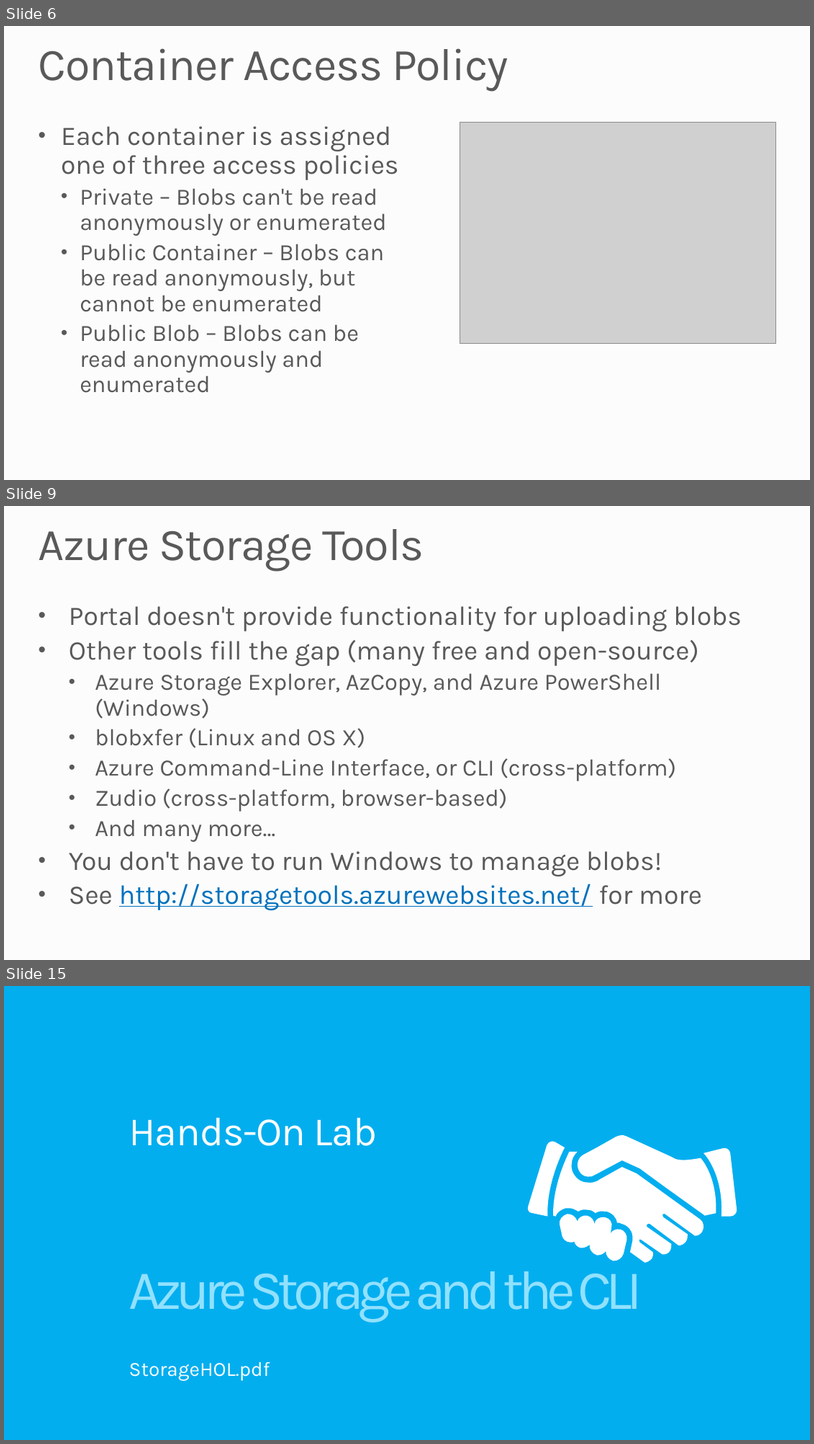
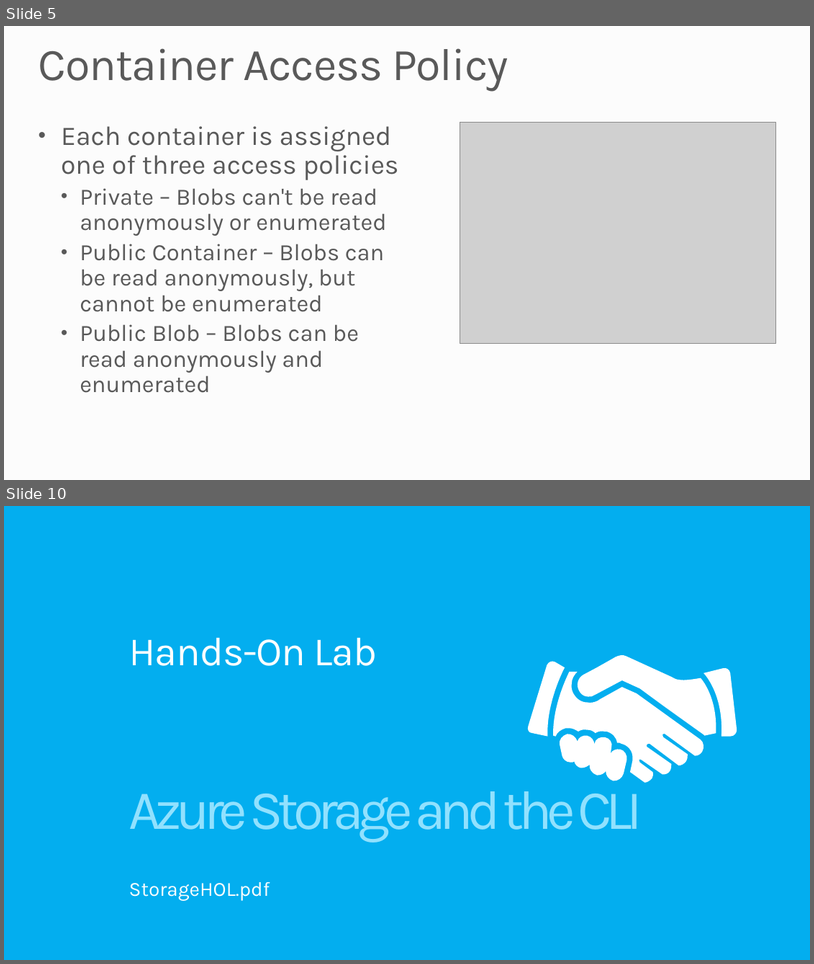
Before and after one commit to MSRConnections/Azure-training-course, a slide deck: Content/Storage/Azure Storage and CLI.pptx. Shown one above the other, each under a label of ours: slides 6, 9 and 15 before the commit, slides 5 and 10 after it; the slides between them are not shown. The pictures are 814x1444 and 814x964 pixels, drawn with LibreOffice and Linux fonts; fonts in the diff are those of the drawing; grey boxes stand for pictures; background and template pictures are left out. Boxes give left, top, right and bottom in pixels: in the first picture for what was removed or moved away, otherwise in the second. Text is boxed around its words. In the diff, an @@ line names an element or a change of style, - is before the commit and + after.

```diff
--- a/Content/Storage/Azure Storage and CLI.pptx
+++ b/Content/Storage/Azure Storage and CLI.pptx
@@ slide 9 removed at [4,506,810,960], background #FCFCFC @@
@@ title removed at [39,529,424,571] @@
-Azure Storage Tools
@@ text removed at [69,606,742,911] @@
-• Portal doesn't provide functionality for uploading blobs
-• Other tools fill the gap (many free and open-source)
-  • Azure Storage Explorer, AzCopy, and Azure PowerShell (Windows)
-  • blobxfer (Linux and OS X)
-  • Azure Command-Line Interface, or CLI (cross-platform)
-  • Zudio (cross-platform, browser-based)
-  • And many more…
-• You don't have to run Windows to manage blobs!
-• See http://storagetools.azurewebsites.net/ for more
@@ what was slide 6 is now slide 5 @@
@@ what was slide 15 is now slide 10 @@
```
Also in this commit, not shown: 4 slides changed, 3 slides added, 7 other slides removed.
